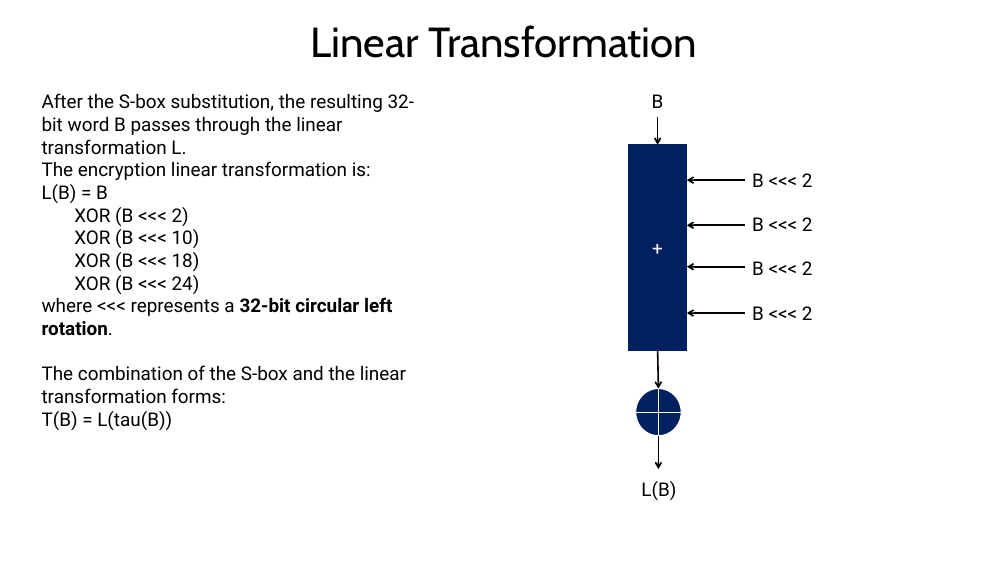
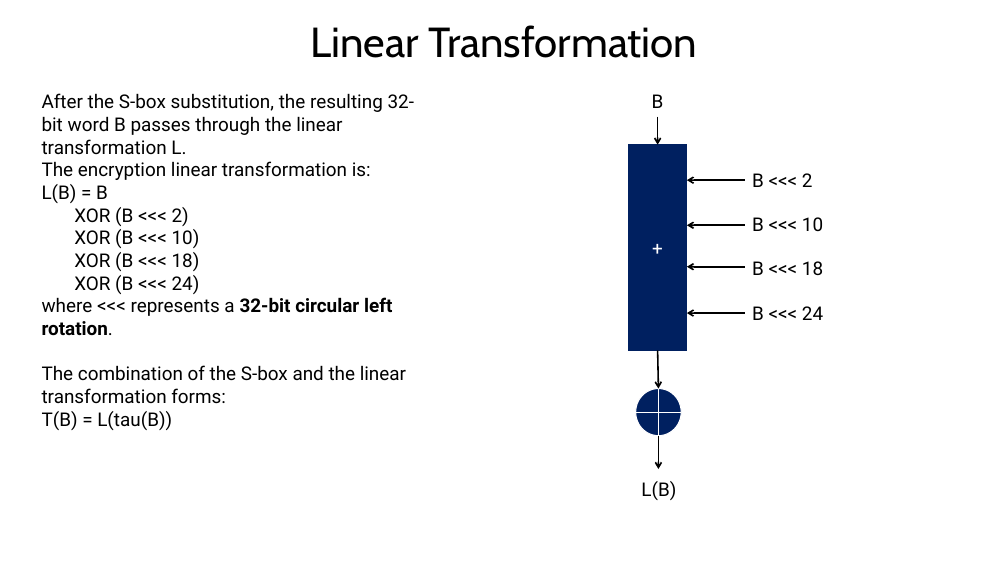
Before and after one commit to Specht1000/PFE-SM4-Fault-Injection, a slide deck: slide 6 of docs/presentations/SM4_PPT.pptx. Drawn at 1008x567 pixels with LibreOffice and Linux fonts; fonts in the diff are those of the drawing. Boxes give left, top, right and bottom in pixels: in the first picture for what was removed or moved away, otherwise in the second. Text is boxed around its words. In the diff, an @@ line names an element or a change of style, - is before the commit and + after.

```diff
--- a/docs/presentations/SM4_PPT.pptx
+++ b/docs/presentations/SM4_PPT.pptx
@@ text at (x1=752, y1=217, x2=823, y2=231): text changed @@
-B <<< 2
+B <<< 10
@@ text at (x1=752, y1=261, x2=823, y2=275): text changed @@
-B <<< 2
+B <<< 18
@@ text at (x1=752, y1=306, x2=823, y2=320): text changed @@
-B <<< 2
+B <<< 24
```
Also in this commit, not shown: 12 other files.
